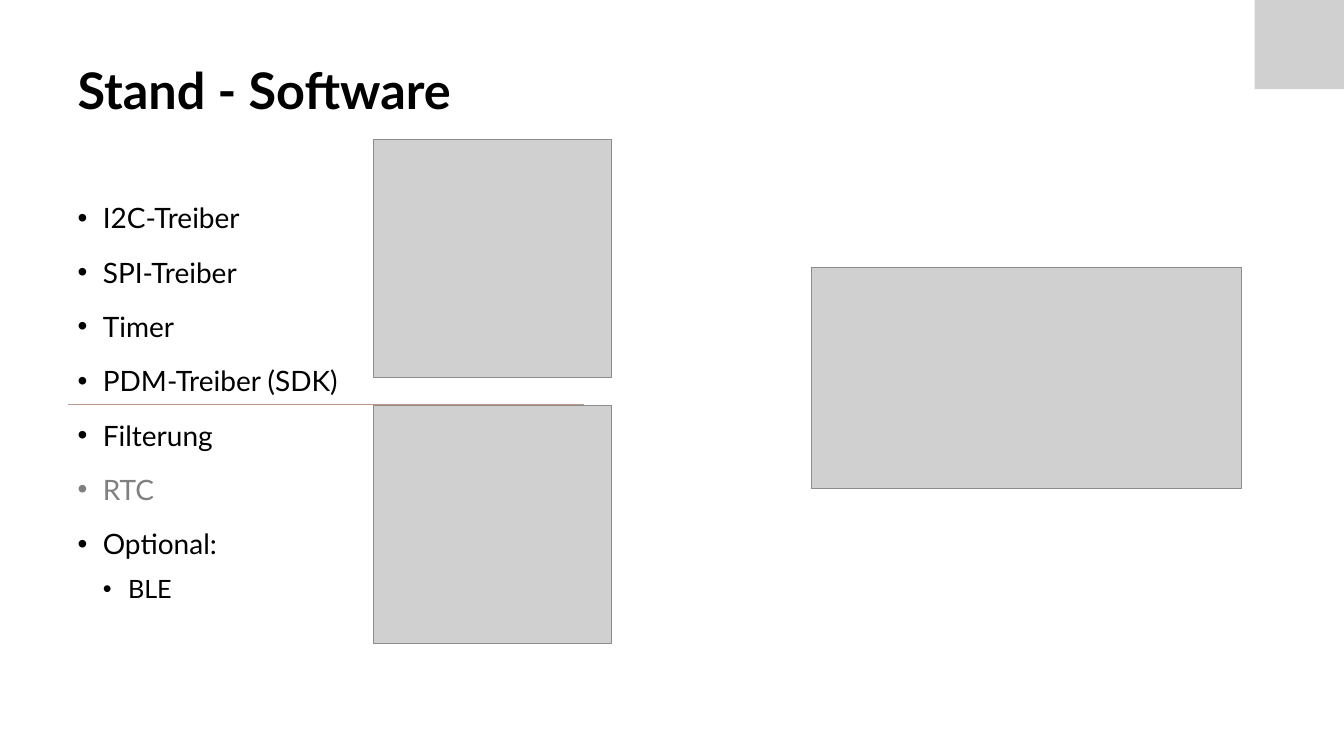
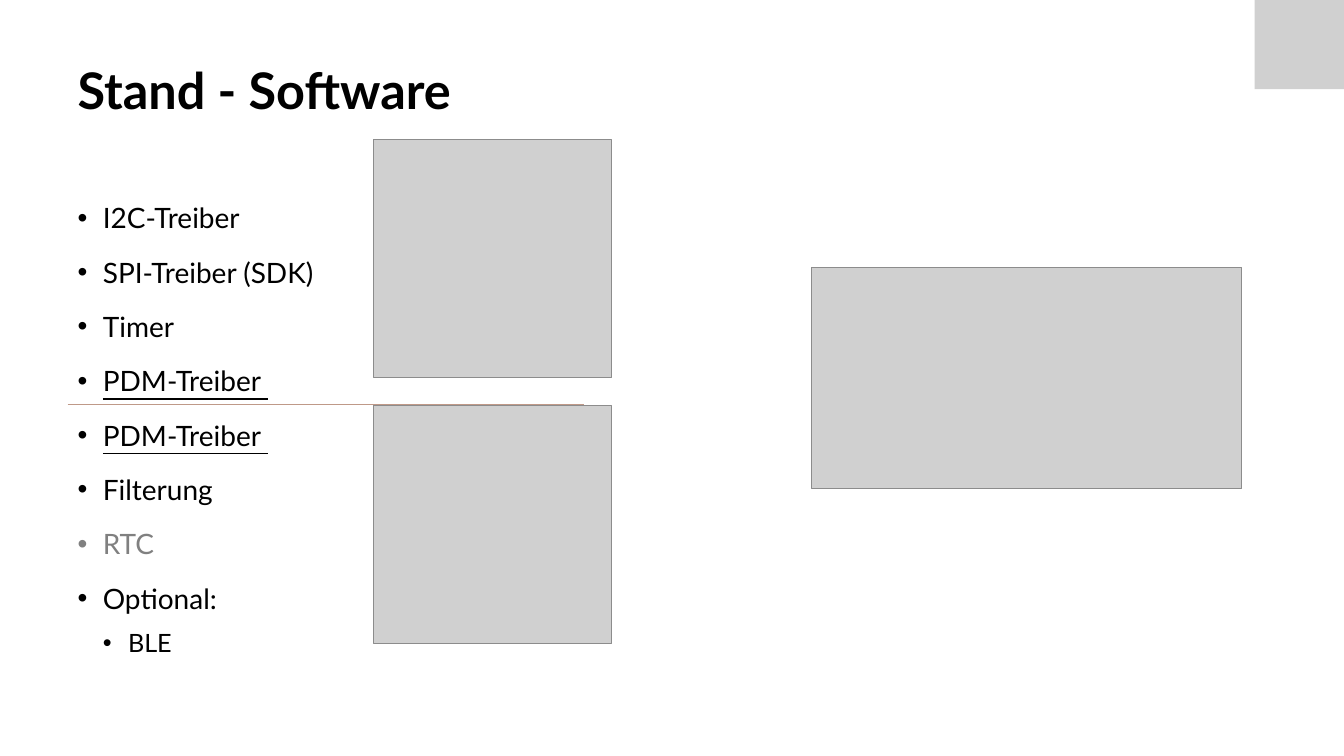
Before and after one commit to Froster2406/BAT2024, a slide deck: slide 6 of Dokumentation/Präsentation/BAT_Zwischenpraesentation.pptx. Drawn at 1344x756 pixels with LibreOffice and Linux fonts; fonts in the diff are those of the drawing; grey boxes stand for pictures. Boxes give left, top, right and bottom in pixels: in the first picture for what was removed or moved away, otherwise in the second. Text is boxed around its words. In the diff, an @@ line names an element or a change of style, - is before the commit and + after.

Commit message:
Stand doku: 20240424

```diff
--- a/Dokumentation/Präsentation/BAT_Zwischenpraesentation.pptx
+++ b/Dokumentation/Präsentation/BAT_Zwischenpraesentation.pptx
@@ text at [103,261,313,287]: text changed @@
-• SPI-Treiber
+• SPI-Treiber (SDK)
@@ text at [103,370,261,447]: text changed @@
-• PDM-Treiber (SDK)
+• PDM-Treiber
+• PDM-Treiber
```
Also in this commit, not shown: 8 other slides changed, 3 other files.
